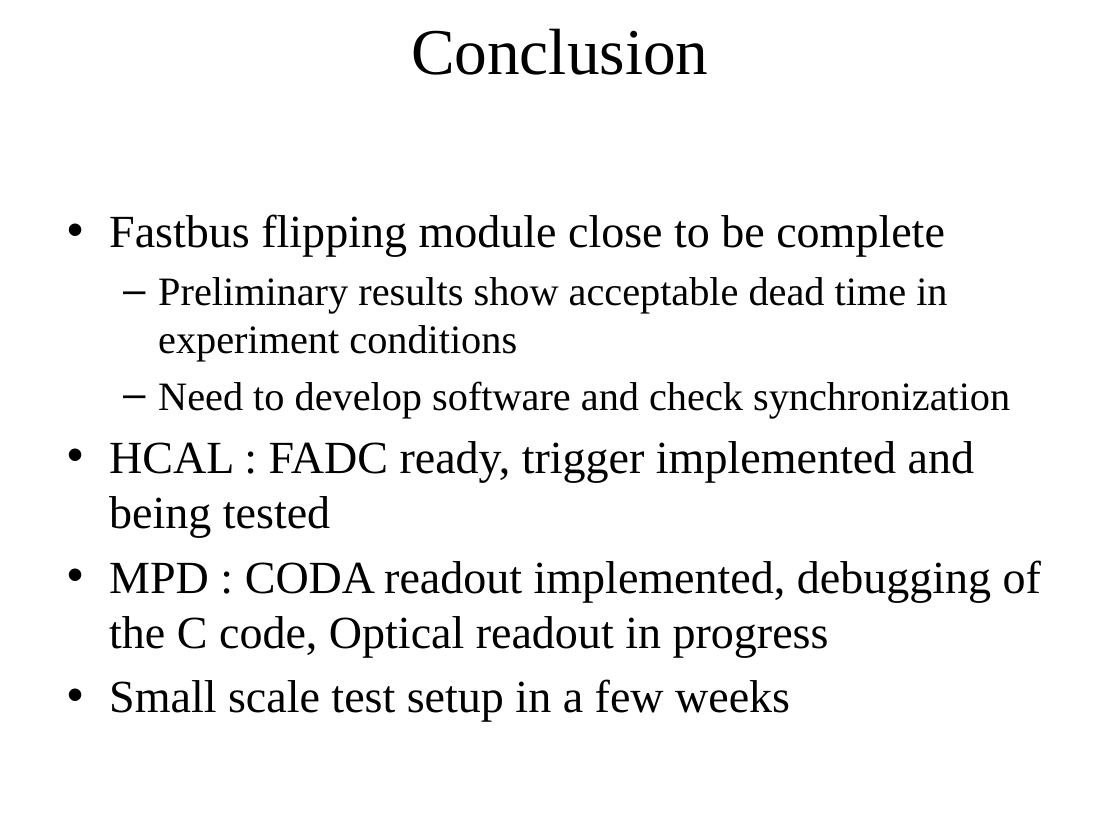
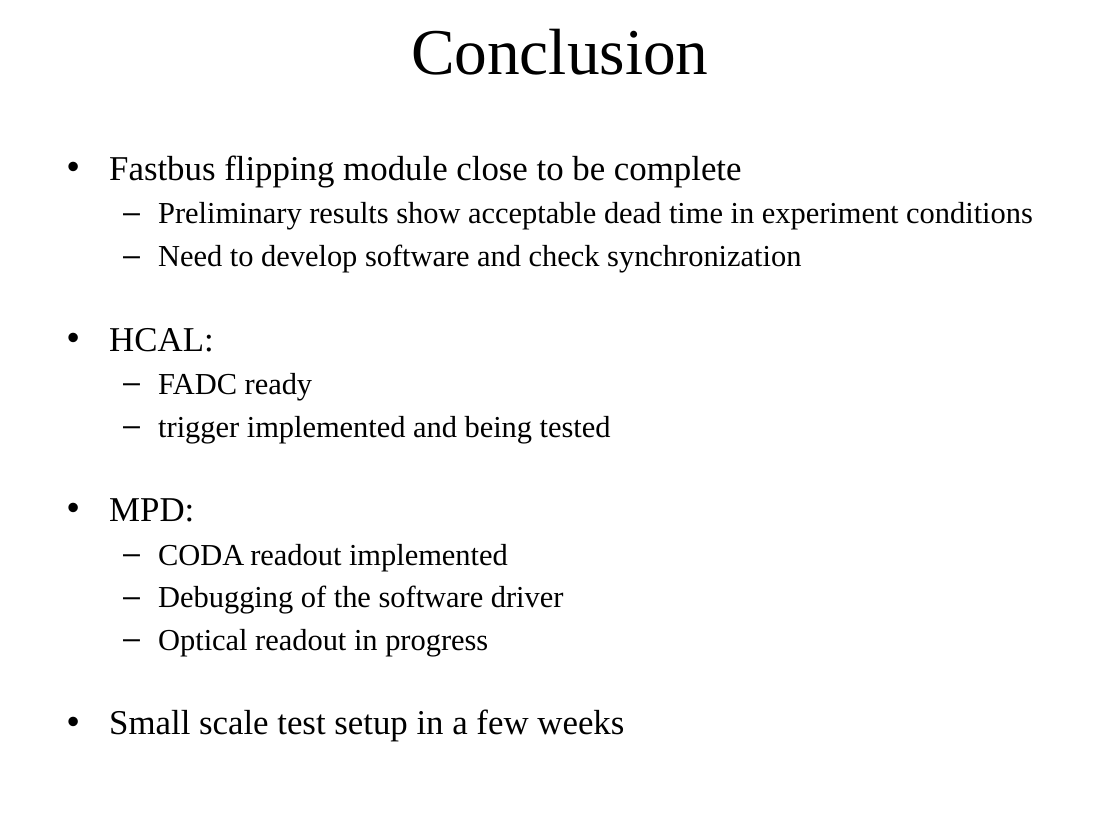
Before and after one commit to bmoffit/sbsdaq, a slide deck: slide 20 of 2015_DOE_Review/SuperBigBite DAQ update-Oct-20-2015.pptx. Drawn at 1120x840 pixels with LibreOffice and Linux fonts; fonts in the diff are those of the drawing; background and template pictures are left out. Boxes give left, top, right and bottom in pixels: in the first picture for what was removed or moved away, otherwise in the second. Text is boxed around its words. In the diff, an @@ line names an element or a change of style, - is before the commit and + after.

```diff
--- a/2015_DOE_Review/SuperBigBite DAQ update-Oct-20-2015.pptx
+++ b/2015_DOE_Review/SuperBigBite DAQ update-Oct-20-2015.pptx
@@ text "Fastbus flipping module close to ...": place and size @@
-text "Fastbus flipping module close to ..." at (109, 214, 1041, 722)
+text "Fastbus flipping module close to ..." at (109, 155, 1033, 742)
@@ text at (109, 155, 1033, 742): size 29.6 to 22.4 pt in "Fastbus flipping module close to be complete", "Small scale test setup in a few ..."; size 25.9 to 19.6 pt in "Preliminary results show acceptable dead time in ...", "Need to develop software and check synchronization"; less space between paragraphs @@
@@ text at (109, 328, 611, 656): text changed; size 29.6 to 19.6 pt @@
-• HCAL : FADC ready, trigger implemented and being tested
-• MPD : CODA readout implemented, debugging of the C code, Optical readout in progress
+• HCAL:
+  – FADC ready
+  – trigger implemented and being tested
+• MPD:
+  – CODA readout implemented
+  – Debugging of the software driver
+  – Optical readout in progress
```
Also in this commit, not shown: 18 other slides changed, 1 slide added, 1 slide removed, 1 other file.
